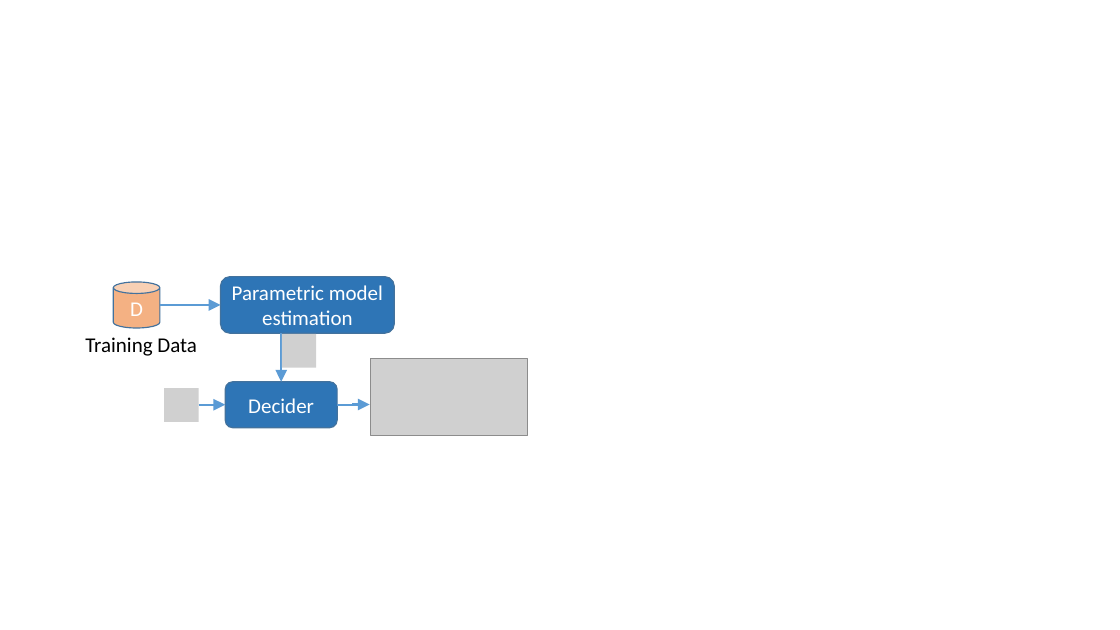
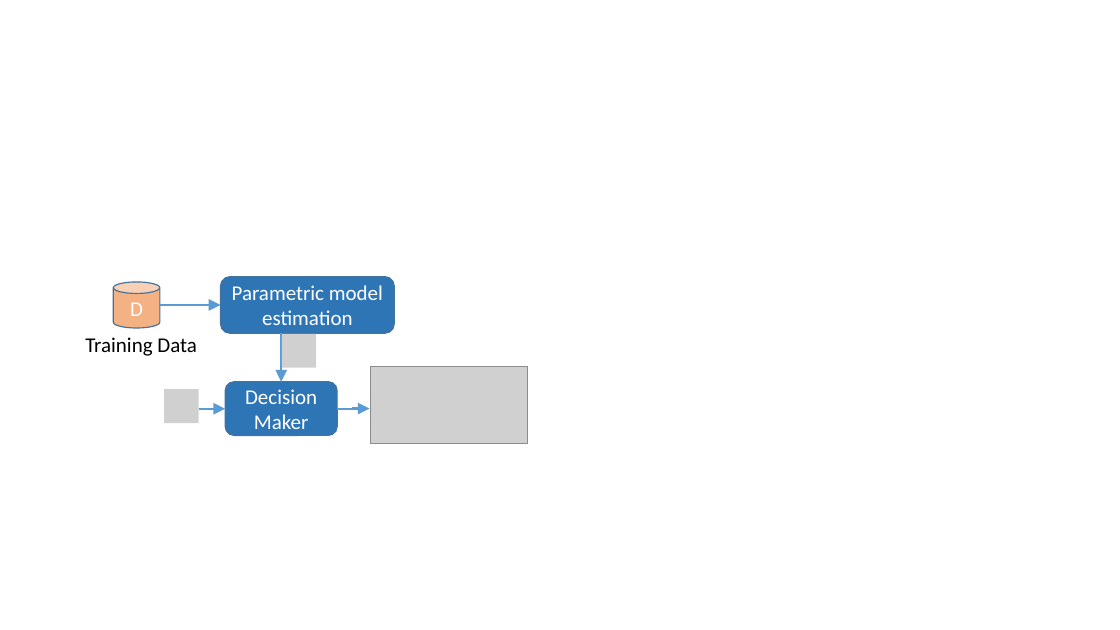
Before and after one commit to ML4DS/ML4all, a slide deck: slide 1 of C3.Classification_LogReg/figs/Figs.pptx. Drawn at 1120x630 pixels with LibreOffice and Linux fonts; fonts in the diff are those of the drawing; grey boxes stand for pictures. Boxes give left, top, right and bottom in pixels: in the first picture for what was removed or moved away, otherwise in the second. Text is boxed around its words. In the diff, an @@ line names an element or a change of style, - is before the commit and + after.

```diff
--- a/C3.Classification_LogReg/figs/Figs.pptx
+++ b/C3.Classification_LogReg/figs/Figs.pptx
@@ rounded rectangle "Decision Maker": place and size @@
-rounded rectangle "Decision Maker" at <box>225,381,337,428</box>
+rounded rectangle "Decision Maker" at <box>225,381,337,435</box>
@@ text in rounded rectangle at <box>245,389,317,429</box>: text changed @@
-Decider
+Decision Maker
@@ 2 elbow arrows, 1 picture: place and size @@
-2 elbow arrows, 1 picture at <box>198,359,528,436</box>
+2 elbow arrows, 1 picture at <box>198,366,528,444</box>
```
Also in this commit, not shown: 6 other files.
